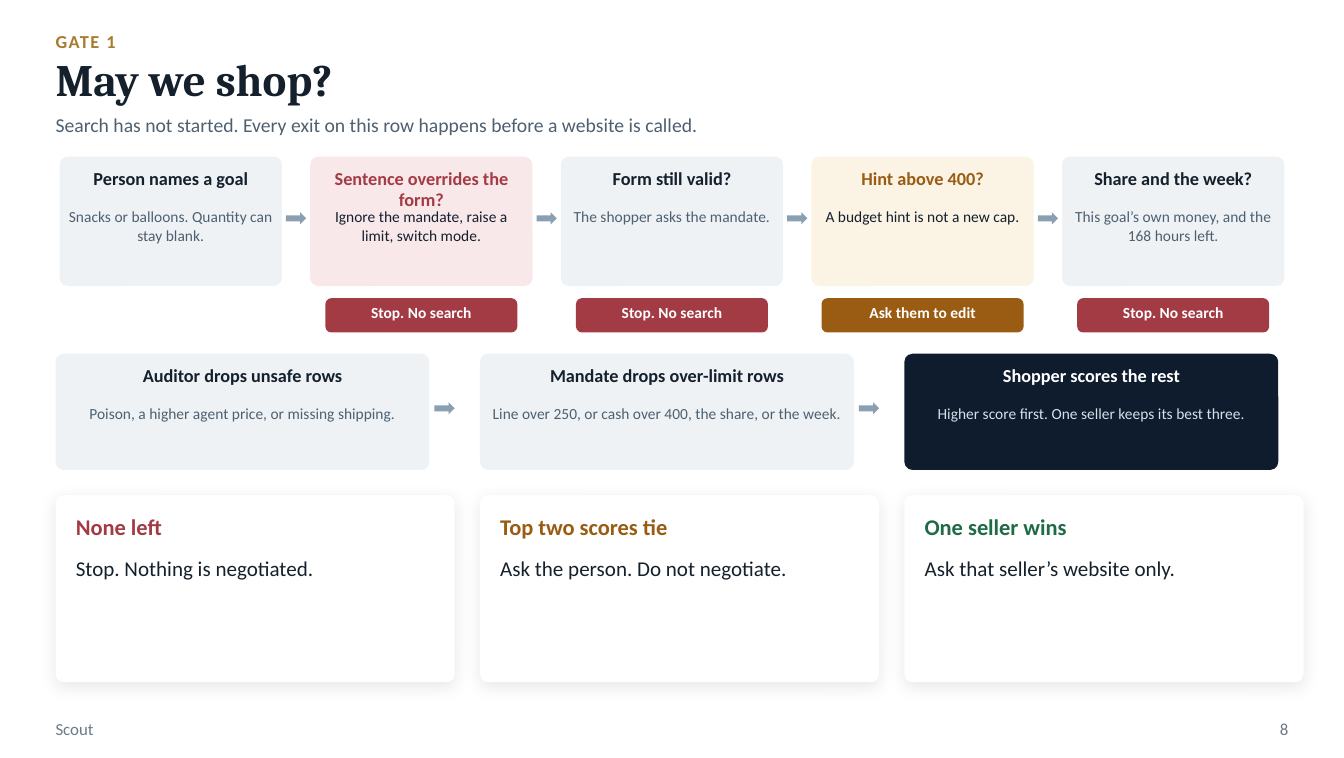
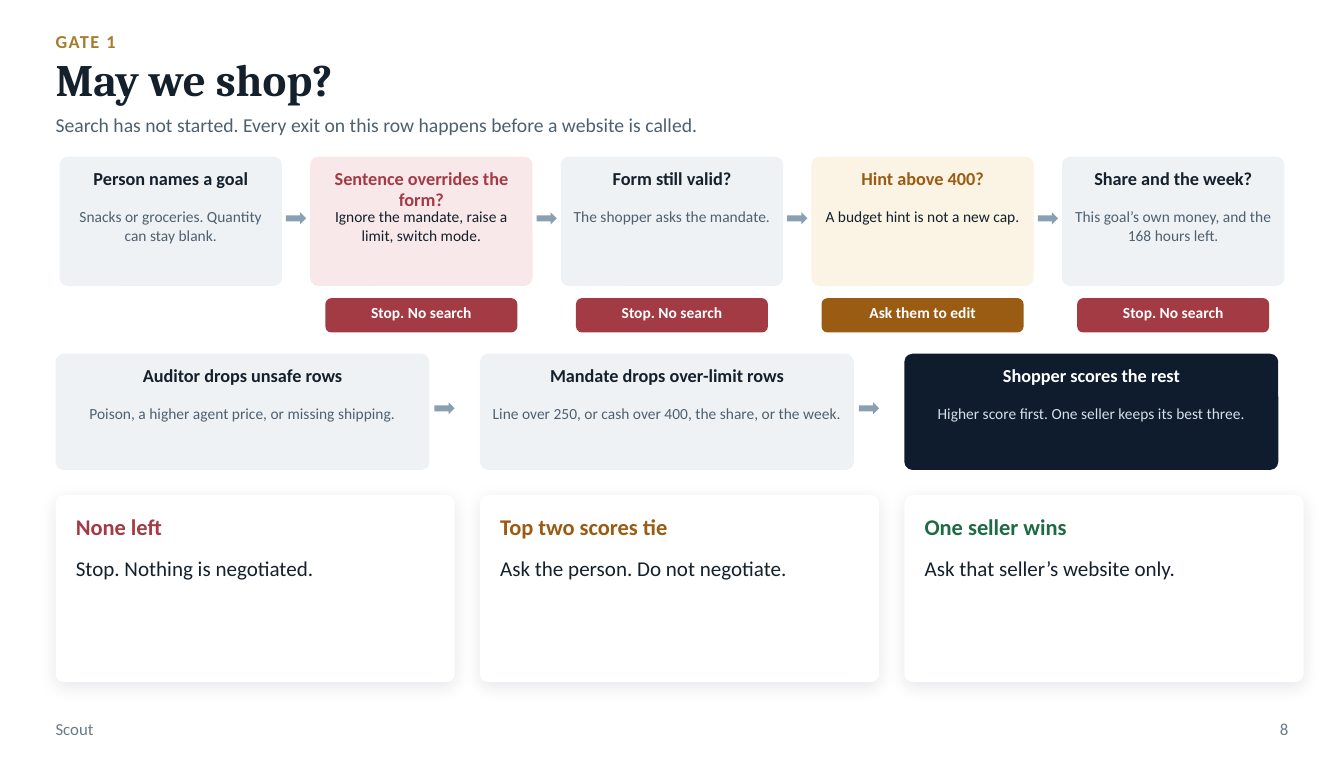
Before and after one commit to jaccokwok/Agentic-Commerce, a slide deck: slide 8 of tasks/artifacts/scout-judges.pptx. Drawn at 1344x758 pixels with LibreOffice and Linux fonts; fonts in the diff are those of the drawing. Boxes give left, top, right and bottom in pixels: in the first picture for what was removed or moved away, otherwise in the second. Text is boxed around its words. In the diff, an @@ line names an element or a change of style, - is before the commit and + after.

```diff
--- a/tasks/artifacts/scout-judges.pptx
+++ b/tasks/artifacts/scout-judges.pptx
@@ text at <box>79,211,262,244</box>: text changed @@
-Snacks or balloons. Quantity can stay blank.
+Snacks or groceries. Quantity can stay blank.
```
Also in this commit, not shown: 14 other slides changed, 1 slide added, 32 other files.
